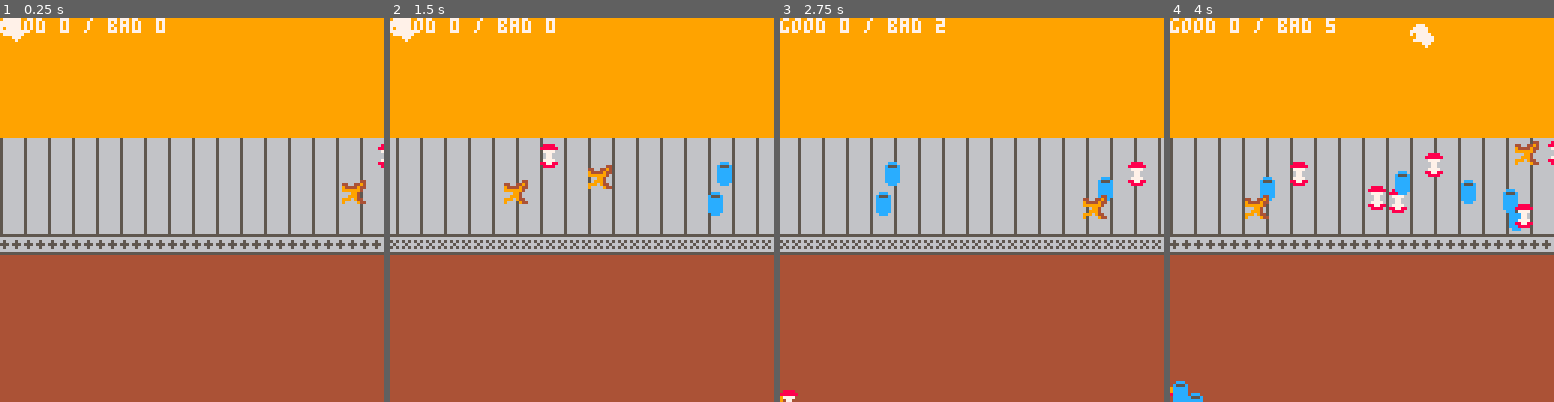
Above: before the commit, frames 1-4 (left to right).
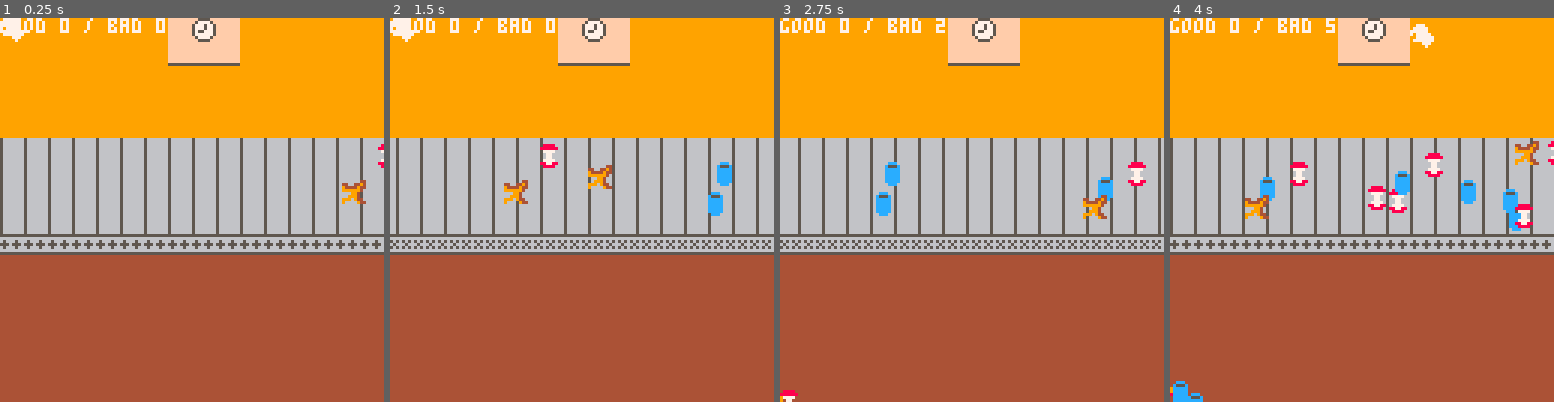
Above: after the commit, the same moments.

Repository: thorny-thorny/parbage
Game: PICO-8 cartridge lej20.p8
Same seed, same stepped clock (60 frames per second), same inputs: the game is played once before the commit and once after it.
Inputs:
- Up to frame 1 (0.25 s): no input
- Up to frame 2 (1.5 s): tap O (Z key) at 0.7 s
- Up to frame 3 (2.75 s): hold Right 1.6-2.1 s; tap O (Z key) at 1.7, 2.1, 2.5 s; hold Up 2.15-2.42 s; hold Right from 2.47 s (still down)
- Up to frame 4 (4 s): tap O (Z key) at 2.9, 3.3, 3.7 s; release Right at 3.03 s; hold Left 3.08-3.58 s; hold Down 3.63-3.97 s

The runs differ from the first frame. In frame 1, 2.3% of the frame differs, in the area x 43-63%, y 0-13%; in frame 2, 2.3%; in frame 3, 2.3%; in frame 4, 2.3%.

Commit message:
Basic ui overlay

Diff:
--- a/game.lua
+++ b/game.lua
@@ -184,5 +184,7 @@
   end
   spr(hand_sprite, hand.x, hand.y)
 
+  map(16, 0, 0, 0)
+
   print('good '..stats.good..' / bad '..stats.bad, 0, 0, 7)
 end
--- a/lej20.p8
+++ b/lej20.p8
@@ -3,22 +3,22 @@
 __lua__
 #include game.lua
 __gfx__
-00000000566666666666665666665666665666660000000000000000000000000000000000000000000000000000000000000000000000000000000000000000
-00000000566666666666665666665666665666660000000000000000000000000000000000000000000000000000000000000000000000000000000000000000
-00700700566666666666665666665666665666660000000000000000000000000000000000000000000000000000000000000000000000000000000000000000
-00077000566666666666665666665666665666660000000000000000000000000000000000000000000000000000000000000000000000000000000000000000
-00077000566666666666665666665666665666660000000000000000000000000000000000000000000000000000000000000000000000000000000000000000
-00700700566666666666665666665666665666660000000000000000000000000000000000000000000000000000000000000000000000000000000000000000
-00000000566666666666665666665666665666660000000000000000000000000000000000000000000000000000000000000000000000000000000000000000
-00000000566666666666665666665666665666660000000000000000000000000000000000000000000000000000000000000000000000000000000000000000
-55555555555555550000000000000000000000000000000000000000000000000000000000000000000000000000000000000000000000000000000000000000
-66666666666666660000000000000000000000000000000000000000000000000000000000000000000000000000000000000000000000000000000000000000
-65666566565656560000000000000000000000000000000000000000000000000000000000000000000000000000000000000000000000000000000000000000
-55565556656665660000000000000000000000000000000000000000000000000000000000000000000000000000000000000000000000000000000000000000
-65666566565656560000000000000000000000000000000000000000000000000000000000000000000000000000000000000000000000000000000000000000
-66666666666666660000000000000000000000000000000000000000000000000000000000000000000000000000000000000000000000000000000000000000
-55555555555555550000000000000000000000000000000000000000000000000000000000000000000000000000000000000000000000000000000000000000
-44444444444444440000000000000000000000000000000000000000000000000000000000000000000000000000000000000000000000000000000000000000
+000000005666666666666656666656666656666600000000cccccccc00000000000000000000000000000000000000000000000000000000ffffffffff5555ff
+000000005666666666666656666656666656666600000000cccccccc00000000000000000000000000000000000000000000000000000000fffffffff577775f
+007007005666666666666656666656666656666600000000cccccccc00000000000000000000000000000000000000000000000000000000ffffffff57775775
+000770005666666666666656666656666656666600000000cccccccc00000000000000000000000000000000000000000000000000000000ffffffff57775775
+000770005666666666666656666656666656666600000000cccccccc00000000000000000000000000000000000000000000000000000000ffffffff57557775
+007007005666666666666656666656666656666600000000cccccccc00000000000000000000000000000000000000000000000000000000ffffffff57777775
+000000005666666666666656666656666656666600000000cccccccc00000000000000000000000000000000000000000000000000000000fffffffff577775f
+000000005666666666666656666656666656666600000000cccccccc00000000000000000000000000000000000000000000000000000000ffffffffff5555ff
+555555555555555500000000000000000000000000000000000000000000000000000000000000000000000000000000000000000000000000000000ffffffff
+666666666666666600000000000000000000000000000000000000000000000000000000000000000000000000000000000000000000000000000000ffffffff
+656665665656565600000000000000000000000000000000000000000000000000000000000000000000000000000000000000000000000000000000ffffffff
+555655566566656600000000000000000000000000000000000000000000000000000000000000000000000000000000000000000000000000000000ffffffff
+656665665656565600000000000000000000000000000000000000000000000000000000000000000000000000000000000000000000000000000000ffffffff
+666666666666666600000000000000000000000000000000000000000000000000000000000000000000000000000000000000000000000000000000ffffffff
+555555555555555500000000000000000000000000000000000000000000000000000000000000000000000000000000000000000000000000000000ffffffff
+44444444444444440000000000000000000000000000000000000000000000000000000000000000000000000000000000000000000000000000000055555555
 0000004400888800000ccc0000000000000000000000000000000000000000000000000000000000000000000000000000000000000000000000000099999999
 440044940888888000c555c000000000000000000000000000000000000000000000000000000000000000000000000000000000000000000000000099999999
 944449440077770000ccccc000000000000000000000000000000000000000000000000000000000000000000000000000000000000000000000000099999999
@@ -36,8 +36,8 @@
 00007770000000000000000000000000000000000000000000000000000000000000000000000000000000000000000000000000000000000000000044444444
 00000700000000000000000000000000000000000000000000000000000000000000000000000000000000000000000000000000000000000000000044444444
 __map__
-2f2f2f2f2f2f2f2f2f2f2f2f2f2f2f2f00000000000000000000000000000000000000000000000000000000000000000000000000000000000000000000000000000000000000000000000000000000000000000000000000000000000000000000000000000000000000000000000000000000000000000000000000000000
-2f2f2f2f2f2f2f2f2f2f2f2f2f2f2f2f00000000000000000000000000000000000000000000000000000000000000000000000000000000000000000000000000000000000000000000000000000000000000000000000000000000000000000000000000000000000000000000000000000000000000000000000000000000
+2f2f2f2f2f2f2f2f2f2f2f2f2f2f2f2f000000000000000e0f0e000000000000000000000000000000000000000000000000000000000000000000000000000000000000000000000000000000000000000000000000000000000000000000000000000000000000000000000000000000000000000000000000000000000000
+2f2f2f2f2f2f2f2f2f2f2f2f2f2f2f2f000000000000001f1f1f000000000000000000000000000000000000000000000000000000000000000000000000000000000000000000000000000000000000000000000000000000000000000000000000000000000000000000000000000000000000000000000000000000000000
 2f2f2f2f2f2f2f2f2f2f2f2f2f2f2f2f00000000000000000000000000000000000000000000000000000000000000000000000000000000000000000000000000000000000000000000000000000000000000000000000000000000000000000000000000000000000000000000000000000000000000000000000000000000
 2f2f2f2f2f2f2f2f2f2f2f2f2f2f2f2f00000000000000000000000000000000000000000000000000000000000000000000000000000000000000000000000000000000000000000000000000000000000000000000000000000000000000000000000000000000000000000000000000000000000000000000000000000000
 2f2f2f2f2f2f2f2f2f2f2f2f2f2f2f2f00000000000000000000000000000000000000000000000000000000000000000000000000000000000000000000000000000000000000000000000000000000000000000000000000000000000000000000000000000000000000000000000000000000000000000000000000000000
